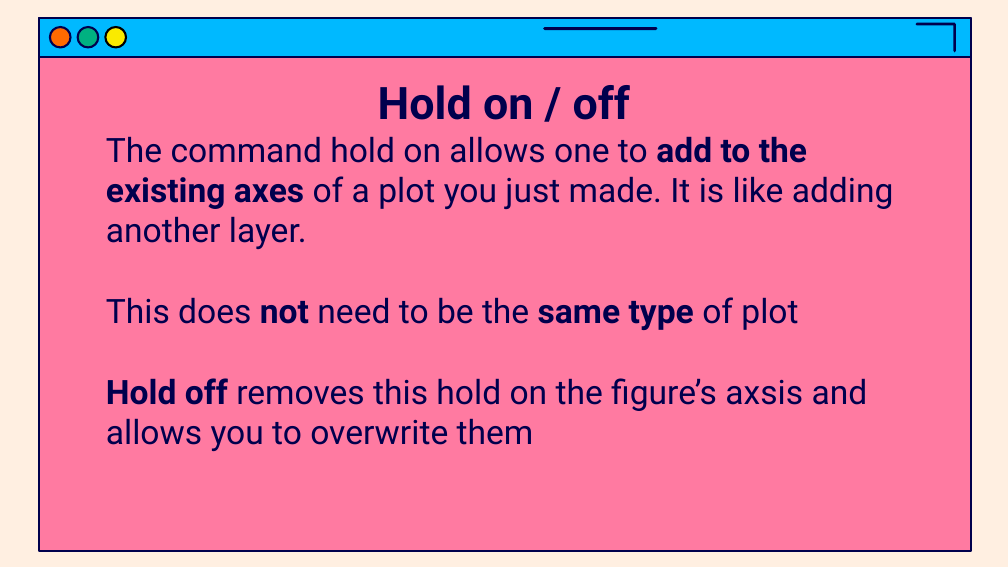
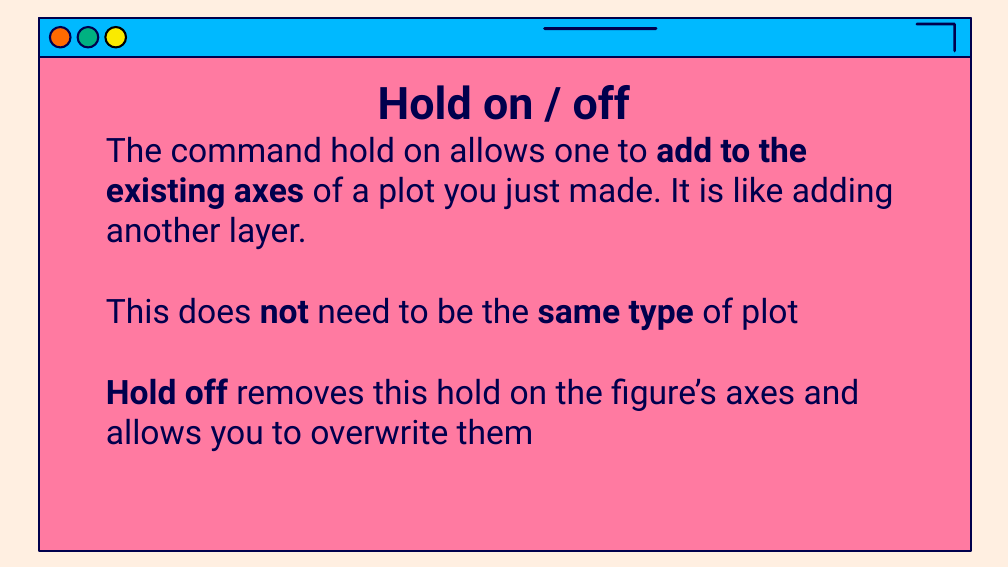
Before and after one commit to jasondsc/MATDRAB2MATFAB, a slide deck: slide 34 of slides/MATLAB_class_4.pptx (slide 31 before the commit). Drawn at 1008x567 pixels with LibreOffice and Linux fonts; fonts in the diff are those of the drawing. Boxes give left, top, right and bottom in pixels: in the first picture for what was removed or moved away, otherwise in the second. Text is boxed around its words. In the diff, an @@ line names an element or a change of style, - is before the commit and + after.

```diff
--- a/slides/MATLAB_class_4.pptx
+++ b/slides/MATLAB_class_4.pptx
@@ text at (106, 378, 860, 451): text changed @@
-Hold off removes this hold on the figure’s axsis and allows you to overwrite them
+Hold off removes this hold on the figure’s axes and allows you to overwrite them
```
Also in this commit, not shown: 4 other slides changed, 3 slides added, 11 other files.
